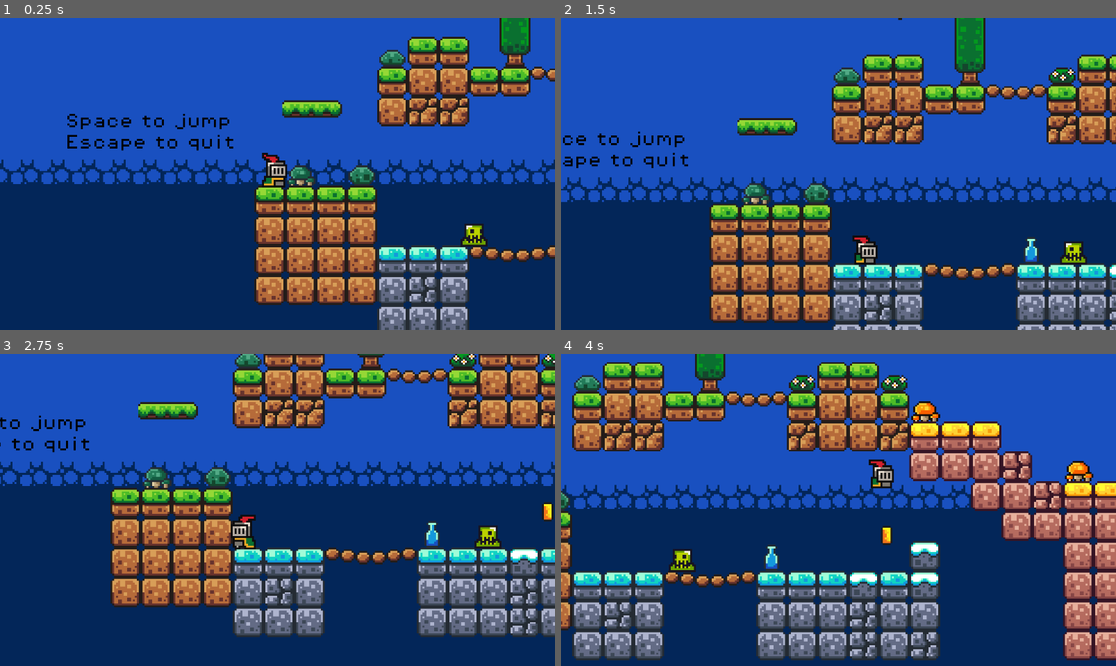
Above: before the commit, frames 1-4 (two rows, left to right).
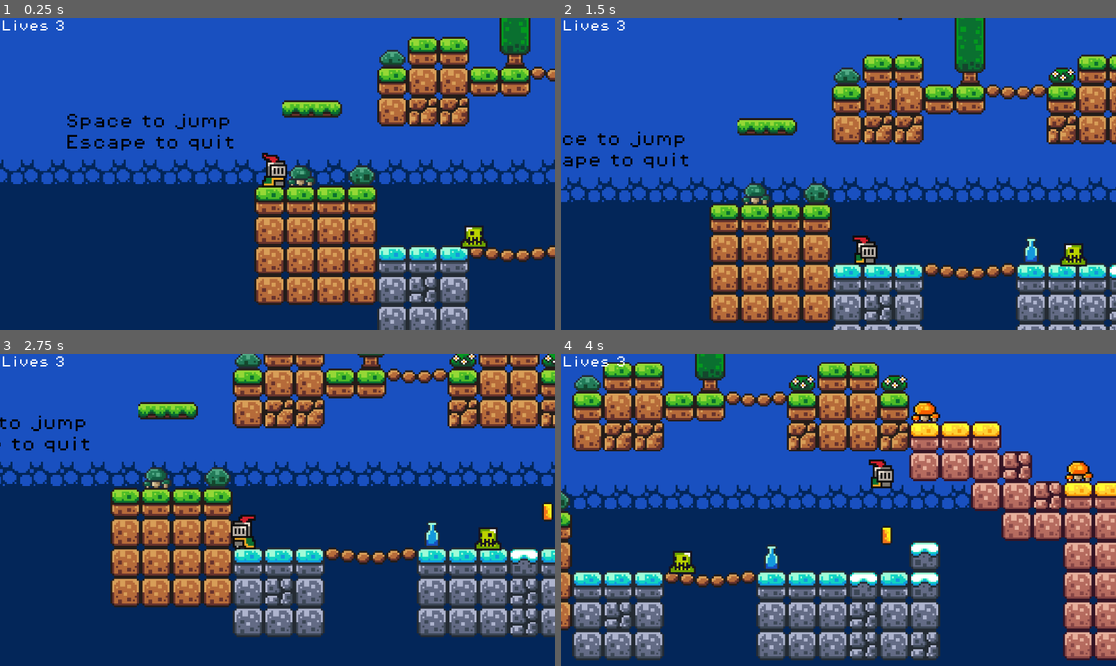
Above: after the commit, the same moments.

Repository: Bdavis90/Godot-2D-Game
Game: Godot game, scene res://Scenes/game.tscn
Two runs of this game, one before a commit and one after it. Both use one fixed random seed, a clock stepped at 60 frames per second and the inputs below.
Inputs:
- Up to frame 1 (0.25 s): no input
- Up to frame 2 (1.5 s): hold D (move_right) from 0.53 s (still down); tap Space (jump) at 0.77 s
- Up to frame 3 (2.75 s): tap Space (jump) at 1.52 s; release D (move_right) at 2.03 s; hold A (move_left) from 2.03 s (still down)
- Up to frame 4 (4 s): release A (move_left) at 2.78 s; hold D (move_right) from 2.78 s (still down); tap Space (jump) at 3.02, 3.77 s

The runs differ from the first frame. In frame 1, 0.3% of the frame differs, in the area x 0-88%, y 0-74%; in frame 2, 0.3%, in the area x 0-95%, y 0-80%; in frame 3, 0.3%; in frame 4, 0.3%.

Commit message:
added ui for lives

Diff:
--- a/Scenes/game.tscn
+++ b/Scenes/game.tscn
@@ -516,7 +516,7 @@
 layer_0/name = "Background"
 layer_0/tile_data = PackedInt32Array(327679, 1, 14, 393215, 1, 15, 262144, 1, 14, 327680, 1, 15, 262145, 1, 14, 327681, …(63523 unchanged characters)…
 layer_1/name = "Mid"
-layer_1/tile_data = PackedInt32Array(327680, 1, 0, 327681, 1 …(6177 unchanged characters)… , 393313, 524289, 1, 458849, 393217, 1, 458831, 1, 8, 524368, 393217, 0, 524369, 393217, 0, 524370, 393217, 0, 524371, 393217, 0, 524372, 393217, 0, 524373, 393217, 0, 458838, 1, 8, 196699, 393217, 0, 131164, 1, 8, 196701, 393217, 0, 196702, 393217, 0, 196703, 393217, 0, 131168, 1, 8, 196705, 393217, 0, 589836, 393217, 1, 524300, 393217, 1, 458764, 393217, 0, 524303, 393217, 1, 589839, 524289, 1, 458767, 458753, 1, 393231, 458753, 1)
+layer_1/tile_data = PackedInt32Array(327680, 1, 0, 327681, 1 …(6177 unchanged characters)… , 393313, 524289, 1, 458849, 393217, 1, 524368, 393217, 0, 524369, 393217, 0, 524370, 393217, 0, 524371, 393217, 0, 524372, 393217, 0, 524373, 393217, 0, 196699, 393217, 0, 131164, 1, 8, 196701, 393217, 0, 196702, 393217, 0, 196703, 393217, 0, 131168, 1, 8, 196705, 393217, 0, 589836, 393217, 1, 524300, 393217, 1, 458764, 393217, 0, 524303, 393217, 1, 589839, 524289, 1, 458767, 458753, 1, 393231, 458753, 1, 786510, 393217, 1, 655438, 393217, 1, 589902, 393217, 1, 589911, 393217, 1, 655447, 393217, 1, 720983, 393217, 1, 786520, 393217, 1, 720984, 393217, 1, 655448, 393217, 1, 589912, 393217, 1, 524376, 393217, 0, 524375, 393217, 0, 524366, 393217, 0, 720974, 524289, 0, 786519, 524289, 0, 458830, 393217, 0, 458840, 393217, 0, 458831, 1, 8, 458839, 1, 8)
 
 [node name="Player" parent="." instance=ExtResource("1_777jt")]
 position = Vector2(7, 121)
@@ -635,14 +635,11 @@
 [node name="Coin8" parent="Coins" instance=ExtResource("4_qwd7l")]
 position = Vector2(402, 60)
 
-[node name="Coin9" parent="Coins" instance=ExtResource("4_qwd7l")]
-position = Vector2(1261, 155)
-
 [node name="Coin10" parent="Coins" instance=ExtResource("4_qwd7l")]
-position = Vector2(1278, 155)
+position = Vector2(1278, 157)
 
 [node name="Coin11" parent="Coins" instance=ExtResource("4_qwd7l")]
-position = Vector2(1294, 155)
+position = Vector2(1294, 157)
 
 [node name="Coin12" parent="Coins" instance=ExtResource("4_qwd7l")]
 position = Vector2(1309, 156)
@@ -657,7 +654,7 @@
 position = Vector2(1357, 156)
 
 [node name="Coin16" parent="Coins" instance=ExtResource("4_qwd7l")]
-position = Vector2(1374, 156)
+position = Vector2(1371, 156)
 
 [node name="Coin17" parent="Coins" instance=ExtResource("4_qwd7l")]
 position = Vector2(1452, 81)
@@ -701,5 +698,24 @@
 [node name="Coin30" parent="Coins" instance=ExtResource("4_qwd7l")]
 position = Vector2(1547, 65)
 
+[node name="Coin9" parent="Coins" instance=ExtResource("4_qwd7l")]
+position = Vector2(1249, -40)
+
 [node name="slime" parent="." instance=ExtResource("6_wev6c")]
-position = Vector2(95, 140)
+position = Vector2(95, 141)
+
+[node name="CanvasLayer" type="CanvasLayer" parent="."]
+
+[node name="LivesLabel" type="Label" parent="CanvasLayer"]
+offset_left = 3.0
+offset_top = 5.0
+offset_right = 114.0
+offset_bottom = 29.0
+theme_override_fonts/font = ExtResource("7_tf6be")
+theme_override_font_sizes/font_size = 24
+
+[node name="slime2" parent="." instance=ExtResource("6_wev6c")]
+position = Vector2(550, 125)
+
+[node name="slime3" parent="." instance=ExtResource("6_wev6c")]
+position = Vector2(1358, 155)
--- a/Scenes/player.tscn
+++ b/Scenes/player.tscn
@@ -229,7 +229,7 @@
 sprite_frames = SubResource("SpriteFrames_4uml7")
 animation = &"hurt"
 autoplay = "idle"
-frame_progress = 0.513422
+frame_progress = 0.0995895
 script = SubResource("GDScript_7jnuk")
 
 [node name="CollisionShape2D" type="CollisionShape2D" parent="."]
--- a/Scenes/slime.tscn
+++ b/Scenes/slime.tscn
@@ -52,7 +52,7 @@
 
 [node name="AnimatedSprite2D" type="AnimatedSprite2D" parent="."]
 sprite_frames = SubResource("SpriteFrames_so662")
-frame_progress = 0.795317
+frame_progress = 0.487141
 
 [node name="RayCastRight" type="RayCast2D" parent="."]
 position = Vector2(0, 6)
--- /dev/null
+++ b/Scripts/LivesLabel.gd
@@ -0,0 +1,11 @@
+extends Label
+
+
+# Called when the node enters the scene tree for the first time.
+func _ready():
+	pass # Replace with function body.
+
+
+# Called every frame. 'delta' is the elapsed time since the previous frame.
+func _process(delta):
+	pass
--- a/Scripts/gamemanager.gd
+++ b/Scripts/gamemanager.gd
@@ -1,10 +1,13 @@
 extends Node
 
-var score = 0
 @onready var score_label = $ScoreLabel
 @onready var coins = $"../Coins"
+@onready var lives_label = $"../CanvasLayer/LivesLabel"
+
 var totalCoins: int
 var coinsStr = "coins"
+var score = 0
+var mainPlayer: Player
 
 func _ready():
 	totalCoins = coins.get_child_count()
@@ -21,3 +24,6 @@
 		coinsStr = "coins"
 	score_label.text = "You collected " + str(score) + " " + coinsStr + " out of " + str(totalCoins)
 	print(score)
+
+func _update_lives(lives):
+	lives_label.text = "Lives " + str(lives)
--- a/Scripts/player.gd
+++ b/Scripts/player.gd
@@ -8,8 +8,13 @@
 
 @onready var hurt_sound = $HurtSound
 @onready var animated_sprite = $AnimatedSprite2D
+@onready var game_manager = %GameManager
+
 var isHurting = false
 var lives = 3
+
+func _ready():
+	game_manager._update_lives(lives)
 
 func _physics_process(delta):
 	# Add the gravity.
@@ -34,6 +39,7 @@
 	# Play animations
 	if is_on_floor():
 		if isHurting:
+			game_manager._update_lives(lives)
 			animated_sprite.play("hurt")
 		elif not isHurting:
 			if direction == 0:
